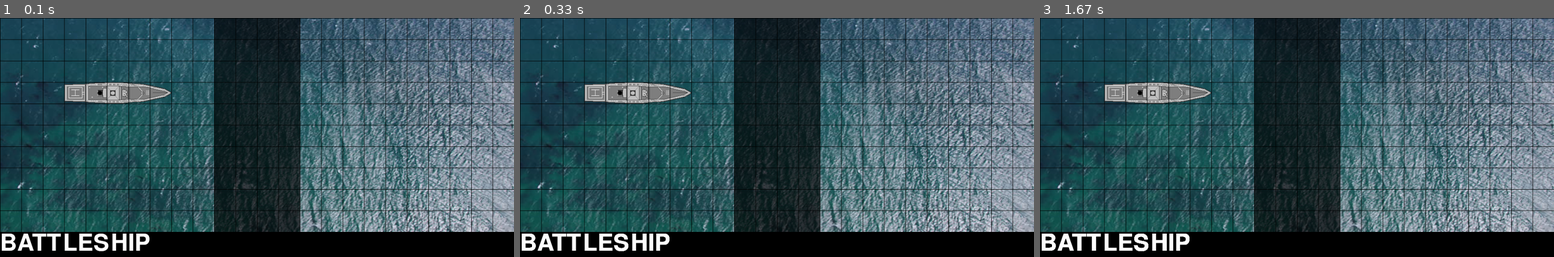
Above: before the commit, frames 1-3 (left to right).
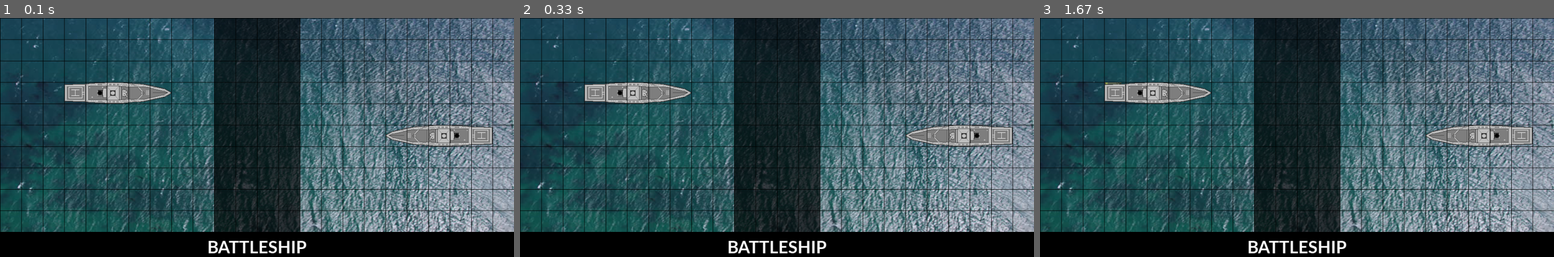
Above: after the commit, the same moments.

Repository: kimts2627/pygame_battleship
Game: pygame game, started from game.py
Two runs of this game, one before a commit and one after it. Both use one fixed random seed, a clock stepped at 60 frames per second and the inputs below.
Inputs:
- Up to frame 1 (0.1 s): no input
- Up to frame 2 (0.33 s): no input
- Up to frame 3 (1.67 s): tap Space at 0.33, 0.73, 1.03, 1.23, 1.57 s

The runs differ from the first frame. In frame 1, 3.0% of the frame differs, in the area x 0-96%, y 44-99%; in frame 2, 3.1%; in frame 3, 3.1%, in the area x 0-96%, y 26-99%.

Commit message:
[Frontend] <feature>: Add Missile class
Missile class를 추가 하였습니다.
Sysfont가 출력 안되는 문제를 해결 하였습니다. (screen.fill() 미적용 이슈)
dummy sprite 하나를 더 추가 하였습니다.
space key 입력시 미사일이 추가되게 변경 하였습니다.

Diff:
--- a/game.py
+++ b/game.py
@@ -5,24 +5,48 @@
 
 pg.init()
 clock = pg.time.Clock()
-big_font = pg.font.SysFont(None, 80)
-small_font = pg.font.SysFont(None, 40)
-MESSAGE_TITLE = big_font.render("BATTLESHIP", True, (255, 255, 255))
+my_font = pg.font.SysFont('latobold', 40, True, False)
+message_title = my_font.render(TITLE, True, WHITE)
+title_rect = message_title.get_rect()
+title_rect.centerx = round(WIDTH / 2)
+title_rect.y = 510
 screen = pg.display.set_mode((WIDTH, HEIGHT))
 background = pg.image.load('images/background.jpeg')
-pg.display.set_caption('pg~!')
+pg.display.set_caption('BATTLE-SHIP')
 sprite_group = pg.sprite.Group()
+missile_group = pg.sprite.Group()
+
+class Missile(pg.sprite.Sprite):
+    def __init__(self, col, row):
+        pg.sprite.Sprite.__init__(self)
+        self.image = pg.image.load(path.join('images', 'missile.png')).convert_alpha()
+        self.rect = self.image.get_rect()
+        self.rect.x = col
+        self.rect.y = row
+        self._layer = 2
+    def moveto_target(self):
+        print('')
 
 class Ship(pg.sprite.Sprite):
-    def __init__(self):
+    def __init__(self, col, row, direction):
         pg.sprite.Sprite.__init__(self)
         self.image = pg.image.load(path.join('images', 'destroyer.png')).convert_alpha()
+        if direction == 'right': self.image = pg.transform.flip(self.image, True, False)
         self.rect = self.image.get_rect()
+        self.rect.x = col
+        self.rect.y = row
+        self._layer = 1
+    def attack(self):
+        x = self.rect.x
+        y = self.rect.y
+        missile = Missile(x, y)
+        sprite_group.add(missile)
 
-ship = Ship()
+
+ship = Ship(150, 150, 'left')
 sprite_group.add(ship)
-ship.rect.x = 150
-ship.rect.y = 150
+ship2 = Ship(900, 250, 'right')
+sprite_group.add(ship2)
 
 class Blank(pg.sprite.Sprite):
   def __init__(self, col, row):
@@ -50,9 +74,7 @@
 with open('map.txt', 'r') as file:
     for line in file:
         map_data.append(line.strip('\n').split(' '))
-print(map_data)
 for col in range(0, len(map_data)):
-    print(map_data[col])
     for row in range(0, len(map_data[col][0])):
         if map_data[col][0][row] == 'o':
             sea = Sea(col, row)
@@ -73,9 +95,15 @@
     for event in pg.event.get():
         if event.type == pg.QUIT:
             done = True
+        elif event.type == pg.KEYDOWN:
+            if event.key == pg.K_SPACE:
+                ship.attack()
+    screen.fill(BLACK)
+
     screen.blit(background, (0, -176))
-    screen.blit(MESSAGE_TITLE, (0, 500))
+    screen.blit(message_title, title_rect)
     sprite_group.draw(screen)
+    missile_group.draw(screen)
     draw_grid()
     pg.display.update()
 pg.quit()
--- a/globals.py
+++ b/globals.py
@@ -4,4 +4,7 @@
 TILESIZE = 50
 WIDTH = 1200
 HEIGHT = 700
-FPS = 24
+FPS = 60
+WHITE = (255, 255, 255)
+BLACK = (0, 0, 0)
+TITLE = "BATTLESHIP"
Binary file added: images/missile.png
